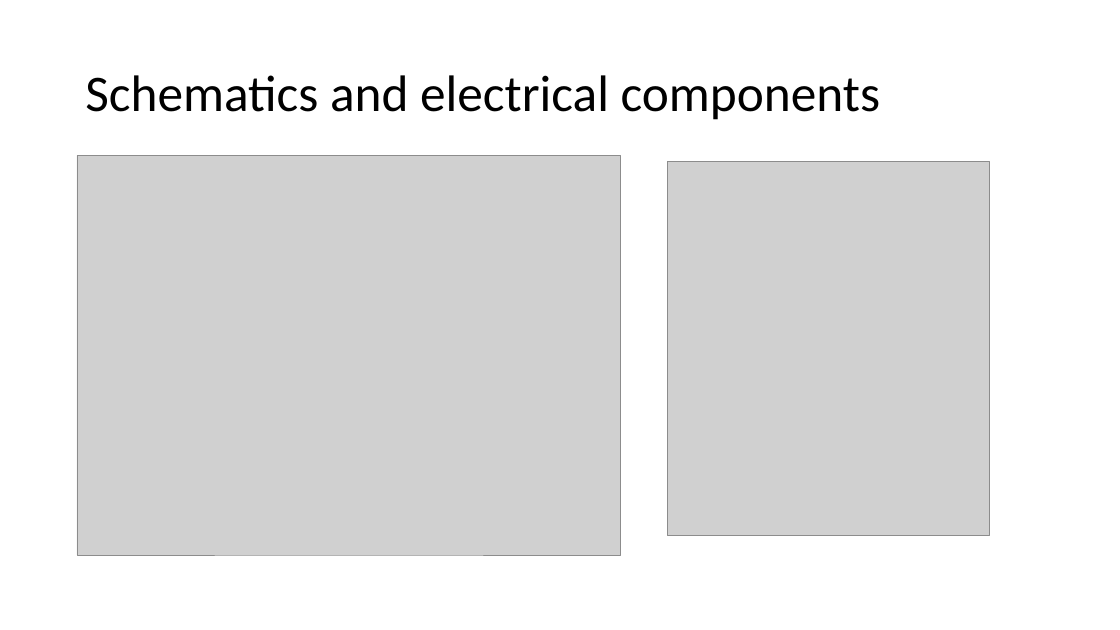
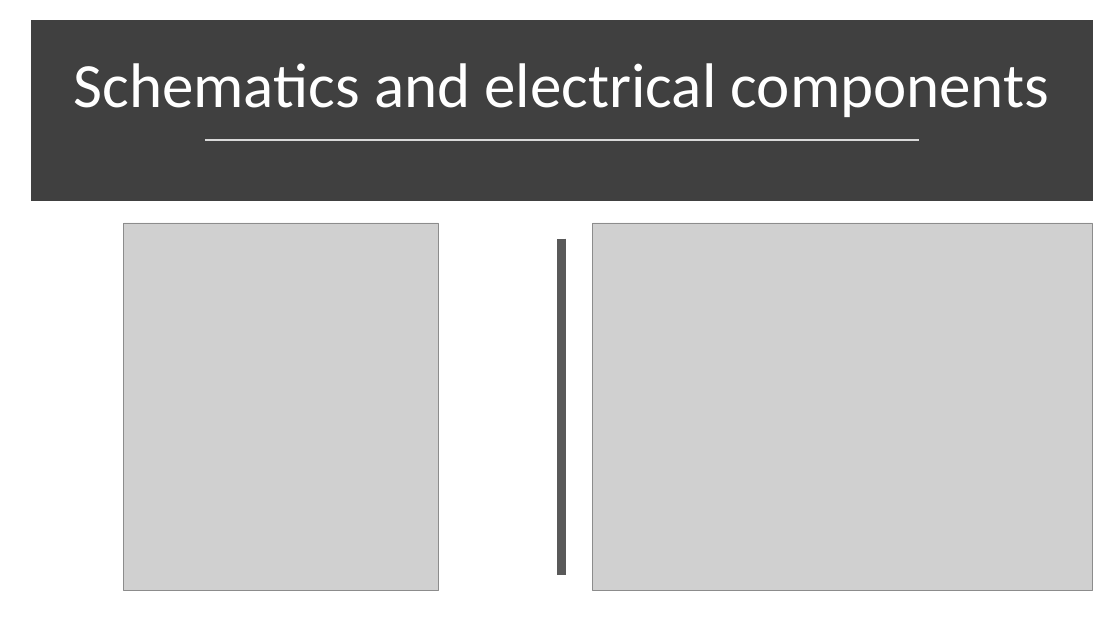
Before and after one commit to AkazeX/GEM, a slide deck: slide 7 of 999_Präsentation/PPP/GEM.pptx. Drawn at 1120x630 pixels with LibreOffice and Linux fonts; fonts in the diff are those of the drawing; grey boxes stand for pictures. Boxes give left, top, right and bottom in pixels: in the first picture for what was removed or moved away, otherwise in the second. Text is boxed around its words. In the diff, an @@ line names an element or a change of style, - is before the commit and + after.

```diff
--- a/999_Präsentation/PPP/GEM.pptx
+++ b/999_Präsentation/PPP/GEM.pptx
@@ rectangle added at (x1=36, y1=26, x2=1087, y2=196), fill #404040, outline #404040 10 pt @@
@@ title "Schematics and electrical components" moved from (x1=85, y1=75, x2=881, y2=120) to (x1=74, y1=63, x2=1050, y2=117) @@
@@ title "Schematics and electrical components" at (x1=74, y1=63, x2=1050, y2=117): size 44 to 54 pt, text colour #000000 to #FFFFFF; alignment left to centre; vertical alignment middle to bottom @@
@@ line added from (205, 139) to (919, 139), #D9D9D9 1.75 pt @@
@@ picture resized from (x1=668, y1=161, x2=990, y2=536) to (x1=124, y1=223, x2=438, y2=590) @@
@@ line added from (562, 239) to (562, 575), #595959 8 pt @@
@@ picture resized from (x1=77, y1=155, x2=621, y2=555) to (x1=593, y1=223, x2=1093, y2=590) @@
```
Also in this commit, not shown: 8 other slides changed, 6 slides added, 2 slides removed, 5 other files.
